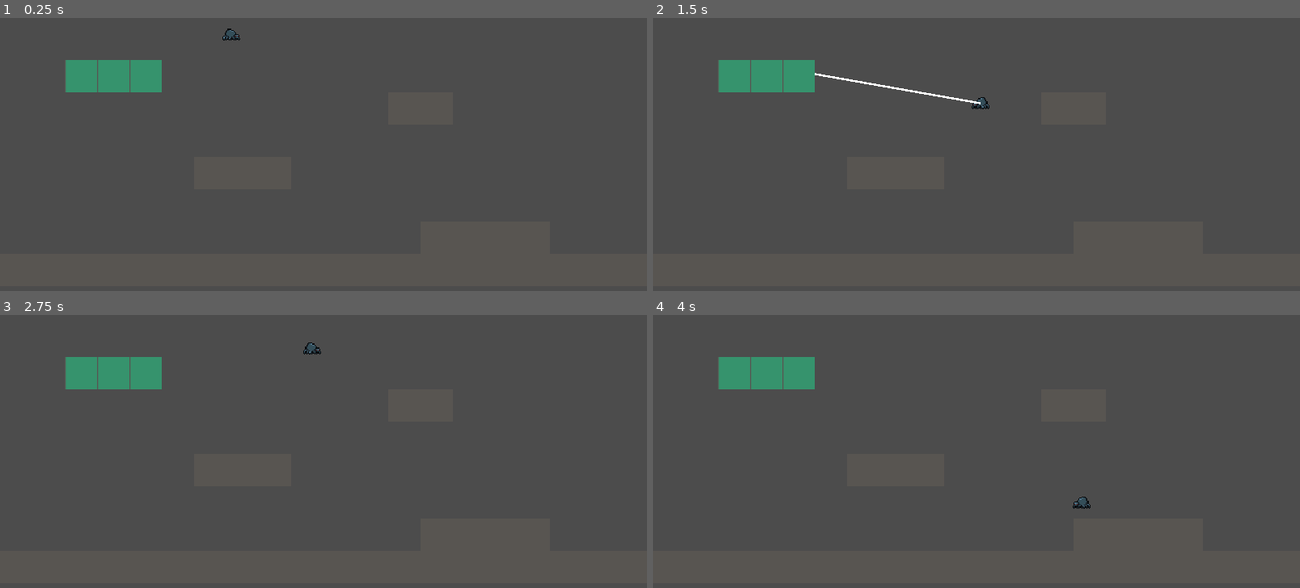
Above: before the commit, frames 1-4 (two rows, left to right).
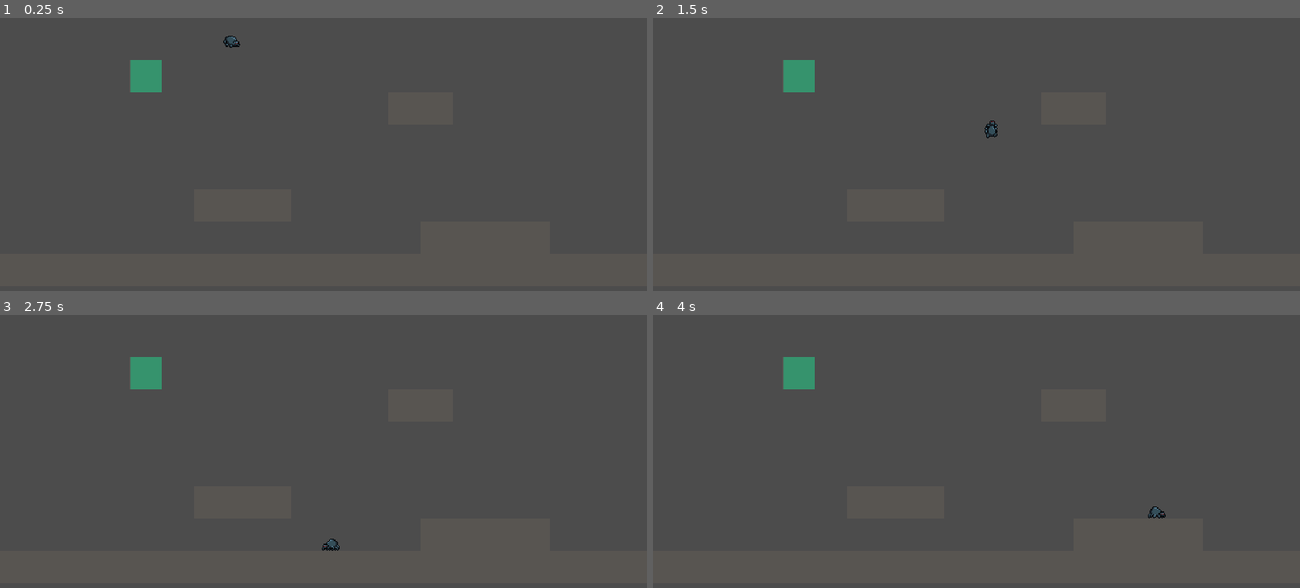
Above: after the commit, the same moments.

Repository: cinnamonmadi/itsybitsy
Game: Godot game, scene res://level.tscn
The game is run twice, just before and just after one commit, with the same random seed, the same clock (stepped at 60 frames per second) and the same inputs.
Inputs:
- Up to frame 1 (0.25 s): no input
- Up to frame 2 (1.5 s): hold Right (right) from 0.53 s (still down); tap Z (web) at 0.6 s; tap X (jump) at 0.77, 0.8, 1.07, 1.35 s
- Up to frame 3 (2.75 s): tap X (jump) at 1.52, 1.82, 2.3 s; tap Z (web) at 1.55, 2.1 s; release Right (right) at 2.03 s; hold Left (left) from 2.03 s (still down)
- Up to frame 4 (4 s): release Left (left) at 2.78 s; hold Right (right) from 2.78 s (still down); tap Z (web) at 2.85 s; tap X (jump) at 3.02, 3.32, 3.6, 3.77 s

The runs differ from the first frame. In frame 1, 1.2% of the frame differs, in the area x 10-38%, y 3-28%; in frame 2, 1.5%, in the area x 10-54%, y 15-45%; in frame 3, 1.3%; in frame 4, 1.3%.

Commit message:
Made a solid foundation for the web slinging mechanics
Signed-off-by: cinnamonmadi <cinnamon.madi@gmail.com>

Diff:
--- a/level.tscn
+++ b/level.tscn
@@ -61,7 +61,7 @@
 cell_custom_transform = Transform2D( 32, 0, 0, 32, 0, 0 )
 collision_mask = 3
 format = 1
-tile_data = PoolIntArray( 262146, 1, 0, 262147, 1, 0, 262148, 1, 0, 327692, 0, 0, 327693, 0, 0, 458758, 0, 0, 458759, 0, 0, 458760, 0, 0, 589837, 0, 0, 589838, 0, 0, 5898 …(304 unchanged characters)…
+tile_data = PoolIntArray( 262148, 1, 0, 327692, 0, 0, 327693, 0, 0, 524294, 0, 0, 524295, 0, 0, 524296, 0, 0, 589837, 0, 0, 589838, 0, 0, 5898 …(304 unchanged characters)…
 
 [node name="spider" parent="." instance=ExtResource( 2 )]
 position = Vector2( 229, 97 )
--- a/project.godot
+++ b/project.godot
@@ -102,32 +102,32 @@
 }
 left={
 "deadzone": 0.5,
-"events": [ Object(InputEventKey,"resource_local_to_scene":false,"resource_name":"","device":0,"alt":false,"shift":false,"control":false,"meta":false,"command":false,"pressed":false,"scancode":16777231,"unicode":0,"echo":false,"script":null)
+"events": [ Object(InputEventKey,"resource_local_to_scene":false,"resource_name":"","device":0,"alt":false,"shift":false,"control":false,"meta":false,"command":false,"pressed":false,"scancode":16777231,"physical_scancode":0,"unicode":0,"echo":false,"script":null)
  ]
 }
 right={
 "deadzone": 0.5,
-"events": [ Object(InputEventKey,"resource_local_to_scene":false,"resource_name":"","device":0,"alt":false,"shift":false,"control":false,"meta":false,"command":false,"pressed":false,"scancode":16777233,"unicode":0,"echo":false,"script":null)
+"events": [ Object(InputEventKey,"resource_local_to_scene":false,"resource_name":"","device":0,"alt":false,"shift":false,"control":false,"meta":false,"command":false,"pressed":false,"scancode":16777233,"physical_scancode":0,"unicode":0,"echo":false,"script":null)
  ]
 }
 up={
 "deadzone": 0.5,
-"events": [ Object(InputEventKey,"resource_local_to_scene":false,"resource_name":"","device":0,"alt":false,"shift":false,"control":false,"meta":false,"command":false,"pressed":false,"scancode":16777232,"unicode":0,"echo":false,"script":null)
+"events": [ Object(InputEventKey,"resource_local_to_scene":false,"resource_name":"","device":0,"alt":false,"shift":false,"control":false,"meta":false,"command":false,"pressed":false,"scancode":16777232,"physical_scancode":0,"unicode":0,"echo":false,"script":null)
  ]
 }
 down={
 "deadzone": 0.5,
-"events": [ Object(InputEventKey,"resource_local_to_scene":false,"resource_name":"","device":0,"alt":false,"shift":false,"control":false,"meta":false,"command":false,"pressed":false,"scancode":16777234,"unicode":0,"echo":false,"script":null)
+"events": [ Object(InputEventKey,"resource_local_to_scene":false,"resource_name":"","device":0,"alt":false,"shift":false,"control":false,"meta":false,"command":false,"pressed":false,"scancode":16777234,"physical_scancode":0,"unicode":0,"echo":false,"script":null)
  ]
 }
 jump={
 "deadzone": 0.5,
-"events": [ Object(InputEventKey,"resource_local_to_scene":false,"resource_name":"","device":0,"alt":false,"shift":false,"control":false,"meta":false,"command":false,"pressed":false,"scancode":88,"unicode":0,"echo":false,"script":null)
+"events": [ Object(InputEventKey,"resource_local_to_scene":false,"resource_name":"","device":0,"alt":false,"shift":false,"control":false,"meta":false,"command":false,"pressed":false,"scancode":88,"physical_scancode":0,"unicode":0,"echo":false,"script":null)
  ]
 }
 web={
 "deadzone": 0.5,
-"events": [ Object(InputEventKey,"resource_local_to_scene":false,"resource_name":"","device":0,"alt":false,"shift":false,"control":false,"meta":false,"command":false,"pressed":false,"scancode":90,"unicode":0,"echo":false,"script":null)
+"events": [ Object(InputEventKey,"resource_local_to_scene":false,"resource_name":"","device":0,"alt":false,"shift":false,"control":false,"meta":false,"command":false,"pressed":false,"scancode":90,"physical_scancode":0,"unicode":0,"echo":false,"script":null)
  ]
 }
 
--- a/spider/spider.gd
+++ b/spider/spider.gd
@@ -7,27 +7,30 @@
 onready var web_raycast = $web_raycast
 onready var tilemap = get_parent().find_node("tilemap")
 
-const SPEED = 100
-const GRAVITY = 3
-const MAX_FALL_SPEED = 150
+const SPEED = 150
+const GRAVITY = 6
+const MAX_SWING_SPEED = 200
+const MAX_FALL_SPEED = 300
 const JUMP_IMPULSE = 200
 const JUMP_INPUT_DURATION = 0.06
 const COYOTE_TIME_DURATION = 0.06
 const WEB_RADIUS = 150
 const TILE_SIZE = 32
 
+var v_direction = 0
 var direction = 0
 var grounded = false
 var velocity = Vector2.ZERO
 var web_position = null
+var swing_speed = 0
 
 func _ready():
 	web.add_point(Vector2.ZERO)
 	web.add_point(Vector2.ZERO)
 
-func _physics_process(_delta):
+func _physics_process(delta):
 	handle_input()
-	move()
+	move(delta)
 	update_web()
 	update_sprite()
 
@@ -46,14 +49,75 @@
 			direction = -1
 		else:
 			direction = 0
+	if Input.is_action_just_pressed("up"):
+		v_direction = -1
+	if Input.is_action_just_pressed("down"):
+		v_direction = 1
+	if Input.is_action_just_released("up"):
+		if Input.is_action_pressed("down"):
+			v_direction = 1
+		else:
+			v_direction = 0
+	if Input.is_action_just_released("down"):
+		if Input.is_action_pressed("up"):
+			v_direction = -1
+		else:
+			v_direction = 0
 	if Input.is_action_just_pressed("jump"):
 		jump_input_timer.start(JUMP_INPUT_DURATION)
 	if Input.is_action_just_pressed("web"):
-		websling()
-
-func move():
-	velocity.x = direction * SPEED
-	velocity.y += GRAVITY
+		web_sling()
+	if Input.is_action_just_released("web"):
+		web_release()
+
+func move(delta):
+	if web_position != null:
+		# Web pulls player towards the bottom
+		var web_pull_direction = 0
+		if web_position.x - position.x > 5:
+			web_pull_direction = 1
+		elif web_position.x - position.x < 5:
+			web_pull_direction = -1
+		swing_speed += web_pull_direction * 5
+
+		# Player input swings web left and right
+		if position.y > web_position.y:
+			swing_speed += direction * 5
+
+		# Gradual drag
+		swing_speed *= 0.99
+
+		# Limit the swing speed
+		if swing_speed > MAX_SWING_SPEED:
+			swing_speed = MAX_SWING_SPEED
+
+		# Set velocity based on the swing direction
+		var swing_direction = 0
+		if swing_speed > 0:
+			swing_direction = 1
+		elif swing_speed < 0:
+			swing_direction = -1
+		if swing_direction == 0:
+			velocity = Vector2.ZERO
+		else:
+			velocity = (web_position - position).normalized().rotated(swing_direction * PI / 2) * abs(swing_speed)
+
+		if v_direction != 0:
+			var climb_vector = (web_position - position).normalized()
+			if v_direction == 1:
+				climb_vector = climb_vector.rotated(PI)
+			velocity += climb_vector * 20
+	else:
+		if grounded:
+			velocity.x = direction * SPEED
+		else:
+			velocity.x += direction * 30
+			if velocity.x > SPEED:
+				velocity.x = SPEED
+			elif velocity.x < -SPEED:
+				velocity.x = -SPEED
+			velocity.x *= 0.99
+		velocity.y += GRAVITY
 
 	var was_grounded = grounded
 	grounded = is_on_floor()
@@ -67,15 +131,27 @@
 	if velocity.y > MAX_FALL_SPEED:
 		velocity.y = MAX_FALL_SPEED
 
-	var _collisions = move_and_slide(velocity, Vector2(0, -1))
+	if web_position == null:
+		var _collisions = move_and_slide(velocity, Vector2(0, -1))
+	else:
+		var _collisions = move_and_collide(velocity * delta)
 
 func jump():
 	self.velocity.y = -JUMP_IMPULSE
 	grounded = false
 
 func update_sprite():
-	sprite.play("idle")
-	if (direction == -1 and sprite.flip_h) or (direction == 1 and not sprite.flip_h):
+	if direction == 0 and grounded:
+		sprite.play("idle")
+	elif direction != 0 and grounded:
+		sprite.play("run")
+	elif not grounded and (web_position != null or velocity.y > 0):
+		sprite.play("fall")
+	elif not grounded and abs(velocity.y) < 25 and web_position == null:
+		sprite.play("jump_peak")
+	elif not grounded and velocity.y < 0 and web_position == null:
+		sprite.play("jump")
+	if (direction == 1 and sprite.flip_h) or (direction == -1 and not sprite.flip_h):
 		sprite.flip_h = not sprite.flip_h
 
 func update_web():
@@ -123,5 +199,12 @@
 
 	return nearest_tile
 
-func websling():
+func web_sling():
 	web_position = nearest_web_tile()
+	if web_position != null:
+		swing_speed = velocity.length()
+		if position.x - web_position.x > 5:
+			swing_speed *= -1
+
+func web_release():
+	web_position = null
--- a/spider/spider.tscn
+++ b/spider/spider.tscn
@@ -7,25 +7,21 @@
 [sub_resource type="RectangleShape2D" id=1]
 extents = Vector2( 8.80203, 5.72906 )
 
+[sub_resource type="AtlasTexture" id=6]
+atlas = ExtResource( 3 )
+region = Rect2( 38, 0, 19, 20 )
+
 [sub_resource type="AtlasTexture" id=2]
 atlas = ExtResource( 1 )
 region = Rect2( 0, 0, 20, 14 )
-
-[sub_resource type="AtlasTexture" id=3]
-atlas = ExtResource( 3 )
-region = Rect2( 0, 0, 19, 20 )
 
 [sub_resource type="AtlasTexture" id=4]
 atlas = ExtResource( 3 )
 region = Rect2( 19, 0, 19, 20 )
 
-[sub_resource type="AtlasTexture" id=5]
+[sub_resource type="AtlasTexture" id=3]
 atlas = ExtResource( 3 )
-region = Rect2( 57, 0, 19, 20 )
-
-[sub_resource type="AtlasTexture" id=6]
-atlas = ExtResource( 3 )
-region = Rect2( 38, 0, 19, 20 )
+region = Rect2( 0, 0, 19, 20 )
 
 [sub_resource type="AtlasTexture" id=7]
 atlas = ExtResource( 1 )
@@ -35,11 +31,25 @@
 atlas = ExtResource( 1 )
 region = Rect2( 40, 0, 20, 14 )
 
+[sub_resource type="AtlasTexture" id=5]
+atlas = ExtResource( 3 )
+region = Rect2( 57, 0, 19, 20 )
+
 [sub_resource type="SpriteFrames" id=9]
 animations = [ {
+"frames": [ SubResource( 6 ) ],
+"loop": true,
+"name": "jump_peak",
+"speed": 5.0
+}, {
 "frames": [ SubResource( 2 ) ],
 "loop": true,
 "name": "idle",
+"speed": 5.0
+}, {
+"frames": [ SubResource( 4 ) ],
+"loop": true,
+"name": "jump",
 "speed": 5.0
 }, {
 "frames": [ SubResource( 3 ) ],
@@ -47,24 +57,14 @@
 "name": "walljump",
 "speed": 5.0
 }, {
-"frames": [ SubResource( 4 ) ],
+"frames": [ SubResource( 7 ), SubResource( 8 ) ],
 "loop": true,
-"name": "jump",
+"name": "run",
 "speed": 5.0
 }, {
 "frames": [ SubResource( 5 ) ],
 "loop": true,
-"name": "jump 3",
-"speed": 5.0
-}, {
-"frames": [ SubResource( 6 ) ],
-"loop": true,
-"name": "jump 2",
-"speed": 5.0
-}, {
-"frames": [ SubResource( 7 ), SubResource( 8 ) ],
-"loop": true,
-"name": "run",
+"name": "fall",
 "speed": 5.0
 } ]
 
@@ -76,11 +76,13 @@
 
 [node name="sprite" type="AnimatedSprite" parent="."]
 frames = SubResource( 9 )
-animation = "jump"
+animation = "fall"
 
 [node name="jump_input_timer" type="Timer" parent="."]
+one_shot = true
 
 [node name="coyote_timer" type="Timer" parent="."]
+one_shot = true
 
 [node name="web" type="Line2D" parent="."]
 width = 2.0
Not shown, changed: spider_spritesheet_jump.png.import
Not shown, changed: spider_spritesheet_run.png.import
